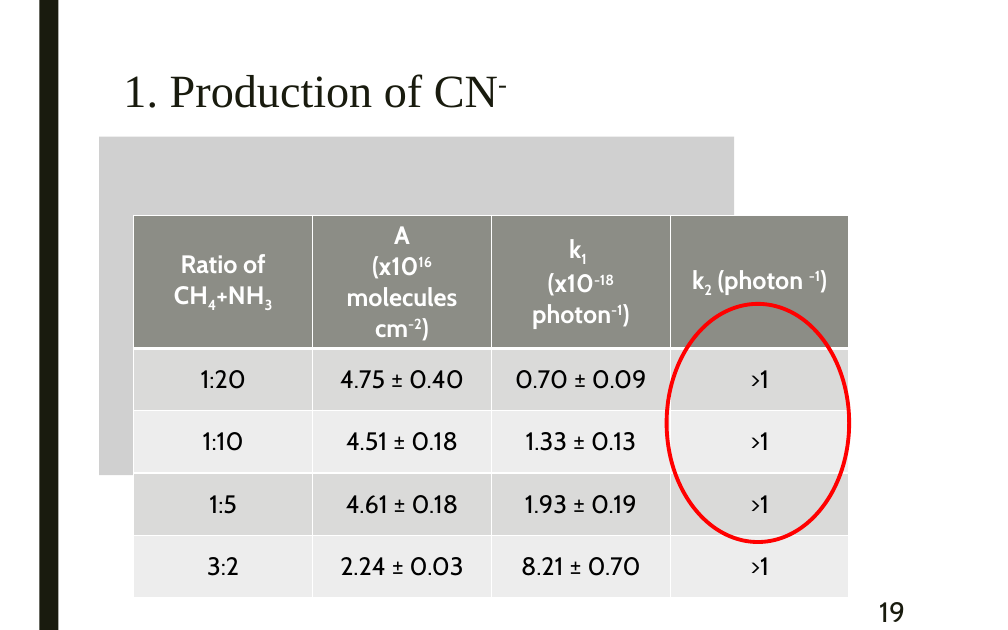
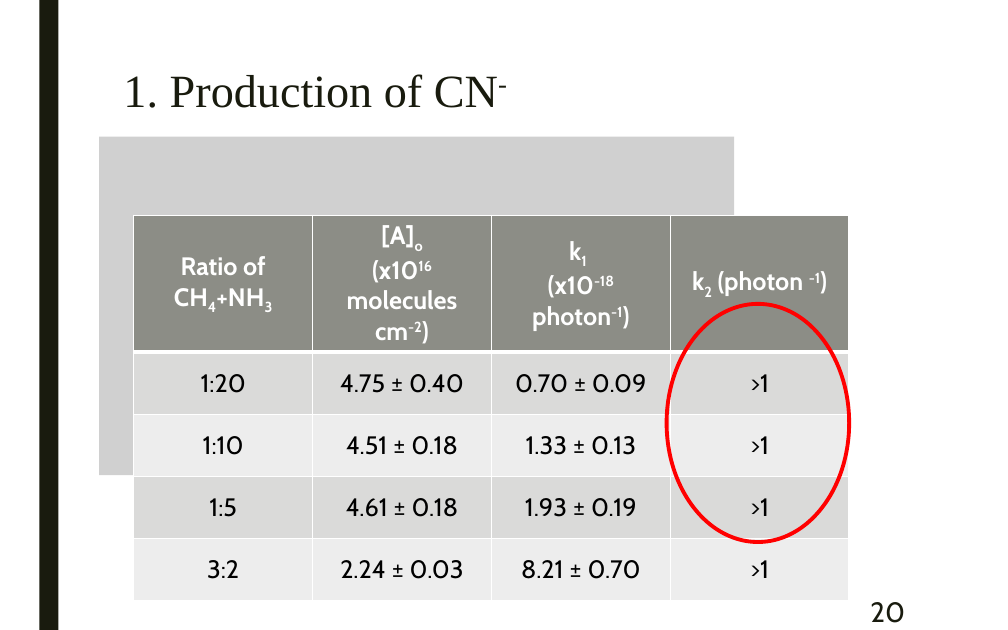
Before and after one commit to samuello1228/lily, a slide deck: slide 20 of doc/VUV and EUV irradiation of CH4 + NH3.pptx (slide 19 before the commit). Drawn at 1008x630 pixels with LibreOffice and Linux fonts; fonts in the diff are those of the drawing; grey boxes stand for pictures. Boxes give left, top, right and bottom in pixels: in the first picture for what was removed or moved away, otherwise in the second. Text is boxed around its words. In the diff, an @@ line names an element or a change of style, - is before the commit and + after.

```diff
--- a/doc/VUV and EUV irradiation of CH4 + NH3.pptx
+++ b/doc/VUV and EUV irradiation of CH4 + NH3.pptx
@@ table at [134,216,848,583] @@
-row 1, column 2: A / (x1016 molecules cm-2)
+row 1, column 2: [A]o / (x1016 molecules cm-2)
@@ page number at [870,602,905,623]: text changed @@
-19
+20
```
Also in this commit, not shown: 9 other slides changed, 1 other file.
